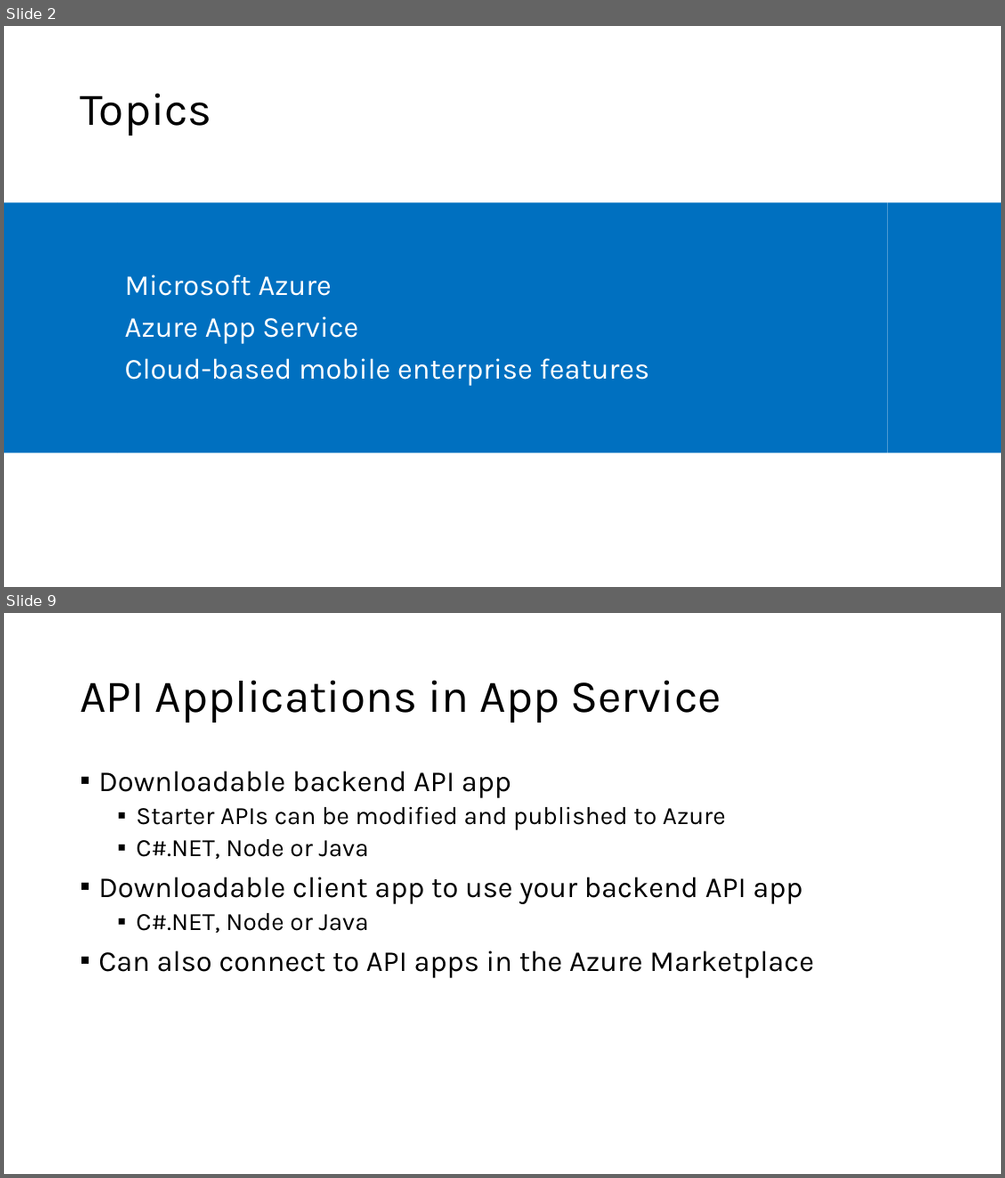
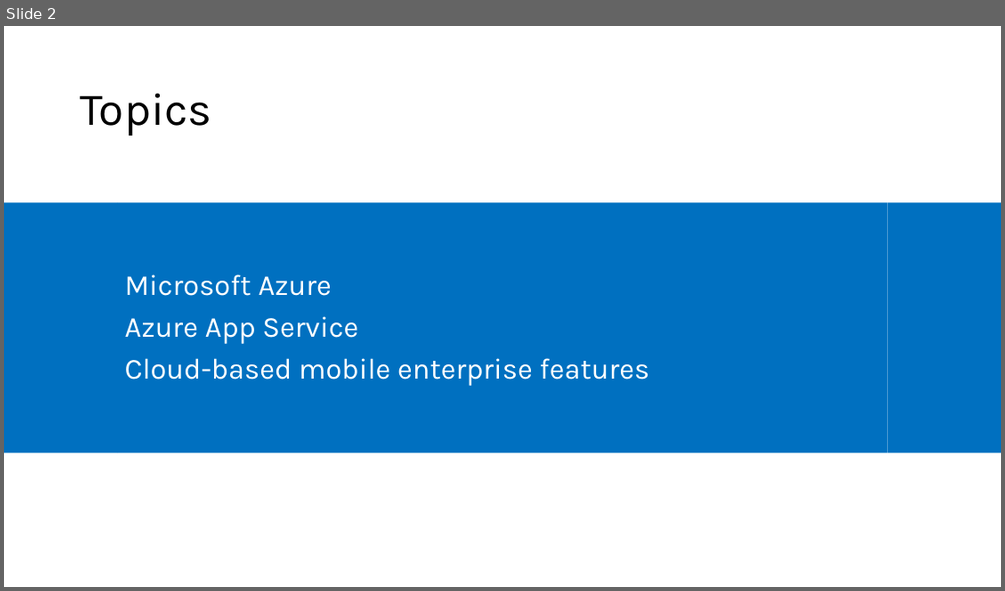
Before and after one commit to microsoft/AcademicContent, a slide deck: Instructor-Led/Module3/Lessons/Module3_Lesson12 Mobile Apps with Microsoft Azure App Service.pptx. Shown one above the other, each under a label of ours: slides 2 and 9 before the commit, slide 2 after it; the slides between them are not shown. The pictures are 1005x1178 and 1005x591 pixels, drawn with LibreOffice and Linux fonts; fonts in the diff are those of the drawing. Boxes give left, top, right and bottom in pixels: in the first picture for what was removed or moved away, otherwise in the second. Text is boxed around its words. In the diff, an @@ line names an element or a change of style, - is before the commit and + after.

```diff
--- a/Instructor-Led/Module3/Lessons/Module3_Lesson12 Mobile Apps with Microsoft Azure App Service.pptx
+++ b/Instructor-Led/Module3/Lessons/Module3_Lesson12 Mobile Apps with Microsoft Azure App Service.pptx
@@ slide 9 removed at bbox=[4, 613, 1001, 1174], background #FFFFFF @@
@@ title removed at bbox=[80, 680, 721, 722] @@
-API Applications in App Service
@@ text removed at bbox=[98, 771, 814, 978] @@
-▪ Downloadable backend API app
-  ▪ Starter APIs can be modified and published to Azure
-  ▪ C#.NET, Node or Java
-▪ Downloadable client app to use your backend API app
-  ▪ C#.NET, Node or Java
-▪ Can also connect to API apps in the Azure Marketplace
```
Also in this commit, not shown: 13 slides changed, 8 slides added, 8 other slides removed.
